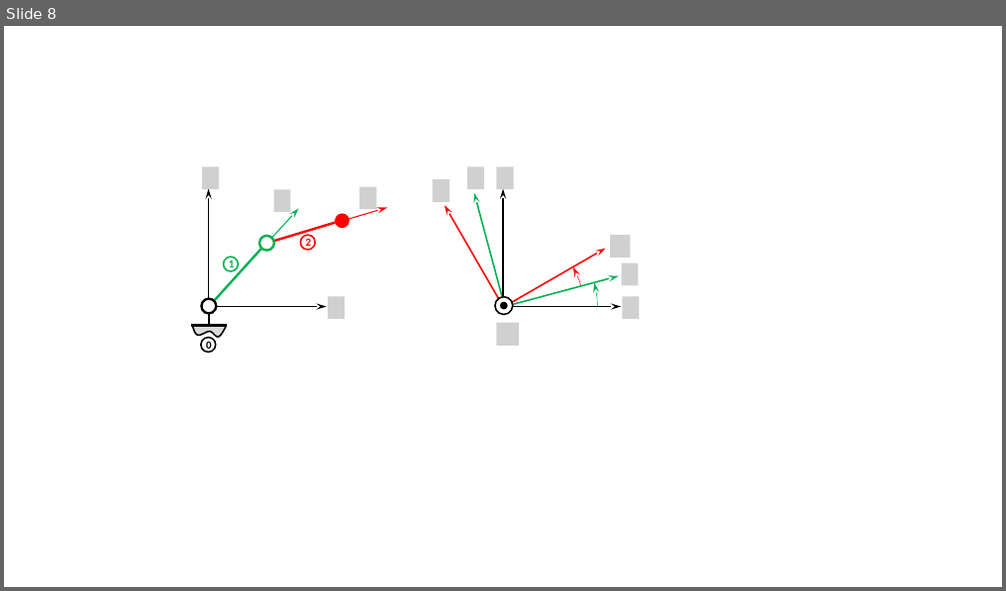
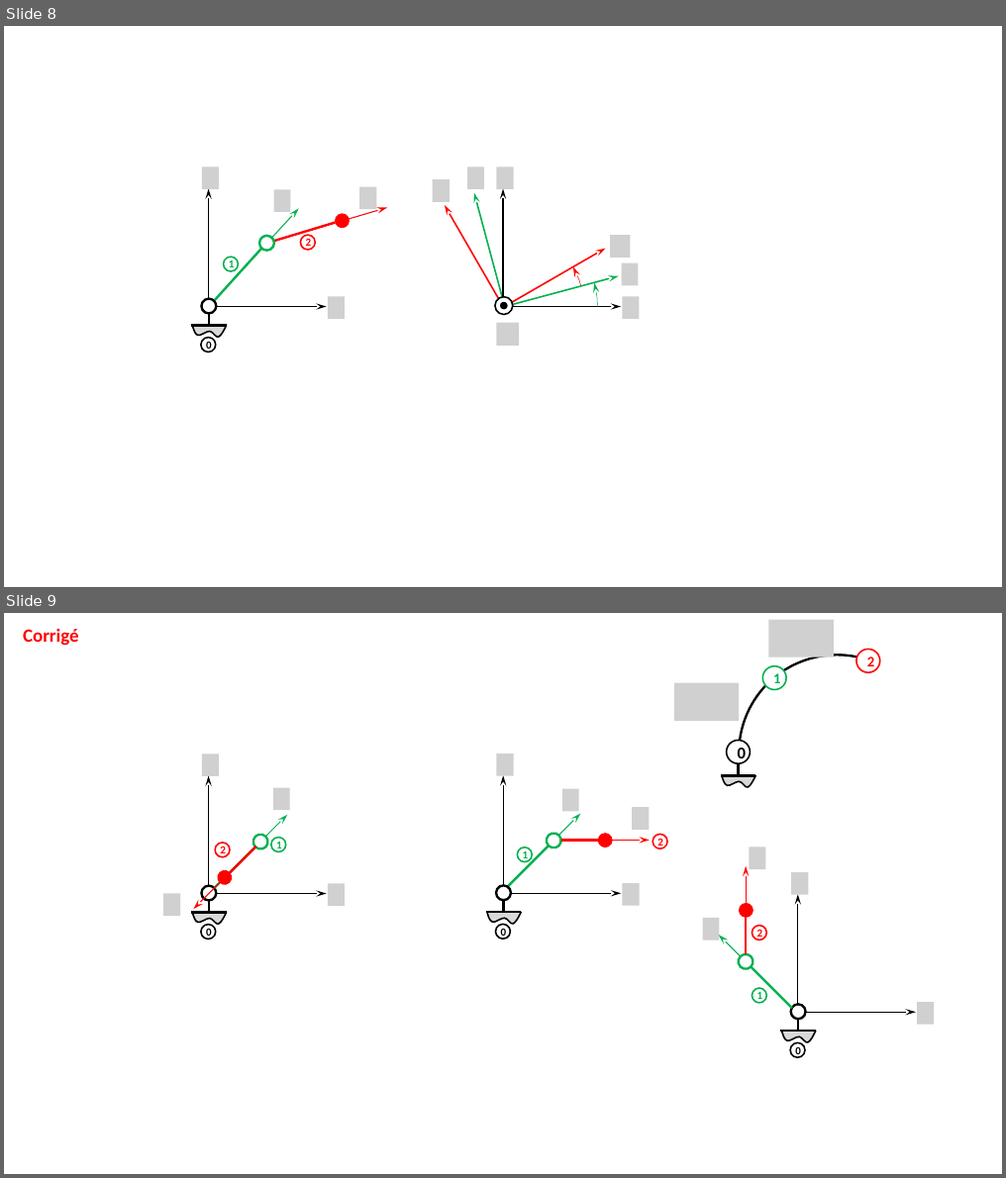
Before and after one commit to xpessoles/ExercicesCompetences, a slide deck: MecanismesDeBase/Figures.pptx. Shown one above the other, each under a label of ours: slide 8 before the commit, slides 8 and 9 after it. The pictures are 1006x591 and 1006x1178 pixels, drawn with LibreOffice and Linux fonts; fonts in the diff are those of the drawing; grey boxes stand for pictures; background and template pictures are left out. Boxes give left, top, right and bottom in pixels: in the first picture for what was removed or moved away, otherwise in the second. Text is boxed around its words. In the diff, an @@ line names an element or a change of style, - is before the commit and + after.

```diff
--- a/MecanismesDeBase/Figures.pptx
+++ b/MecanismesDeBase/Figures.pptx
@@ slide 9 added at [4, 613, 1002, 1174], background #FFFFFF @@
@@ text added at [23, 628, 78, 646], 18 pt, text #FF0000, bold @@
+Corrigé
@@ picture added at [769, 620, 835, 658] @@
@@ arc (boxed as its full ellipse) added at [740, 655, 936, 851], outline #000000 2.25 pt @@
@@ ellipse added at [763, 666, 786, 689], fill #FFFFFF, outline #00B050 1.5 pt, 14 pt, text #00B050, bold @@
+1
@@ ellipse added at [856, 649, 880, 672], fill #FFFFFF, outline #FF0000 1.5 pt, 14 pt, text #FF0000, bold @@
+2
@@ picture added at [674, 683, 740, 721] @@
@@ ellipse added at [727, 741, 749, 763], fill #FFFFFF, outline #000000 1.5 pt, 16 pt, text #000000, bold @@
+0
@@ line added from (756, 775) to (721, 775), #000000 2.25 pt @@
@@ freeform shape added at [722, 775, 755, 787], fill #D9D9D9, outline #000000 1.5 pt @@
@@ line added from (739, 763) to (739, 775), #000000 2.25 pt @@
@@ group added at [163, 754, 345, 940]: 6 ellipses, 4 lines, 4 arrows, 4 pictures, 1 freeform shape @@
+0
+1
+2
@@ group added at [486, 754, 668, 940]: 6 ellipses, 4 arrows, 4 lines, 4 pictures, 1 freeform shape @@
+0
+1
+2
@@ group added at [703, 848, 935, 1059]: 6 ellipses, 4 lines, 4 arrows, 4 pictures, 1 freeform shape @@
+0
+1
+2
```
Also in this commit, not shown: 5 other files.
